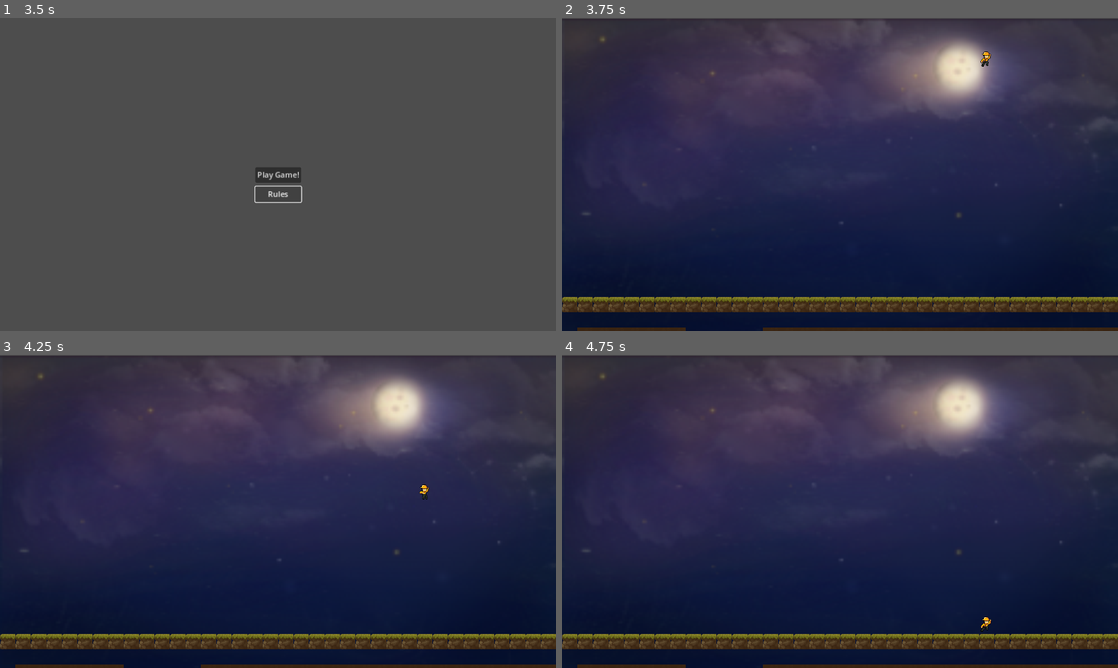
Above: before the commit, frames 1-4 (two rows, left to right).
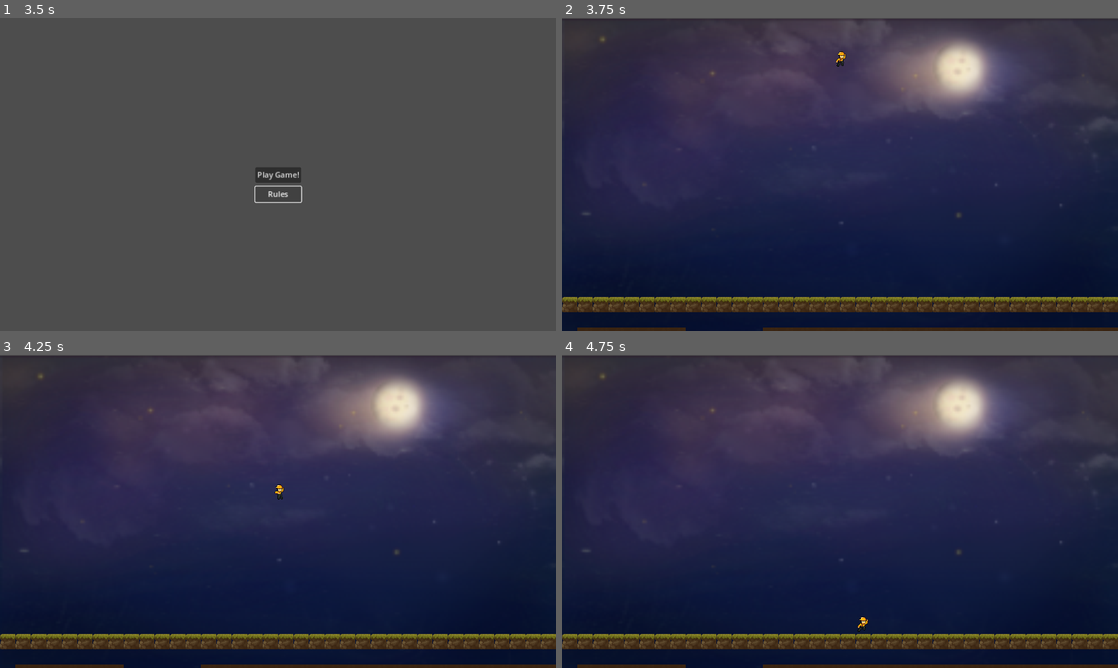
Above: after the commit, the same moments.

Repository: Ruilesser/GamePop
Game: Godot game, scene res://scenes/game/Start_Menu.tscn
The game is run twice, just before and just after one commit, with the same random seed, the same clock (stepped at 60 frames per second) and the same inputs.
Inputs:
- Up to frame 1 (3.5 s): click "Rules" at 0.5 s; tap Enter (ui_accept) at 1.25, 1.52, 2, 2.27, 2.75 s; hold Right (ui_right) 1.28-2.78 s; hold Left (ui_left) from 2.78 s (still down)
- Up to frame 2 (3.75 s): release Left (ui_left) at 3.5 s; click "Play Game!" at 3.5 s
- Up to frame 3 (4.25 s): no input
- Up to frame 4 (4.75 s): hold Right (ui_right) from 4.28 s (still down); tap Enter (ui_accept) at 4.52 s

Frame 1 is identical in both runs. In frame 2, 0.1% of the frame differs, in the area x 49-78%, y 10-16%; in frame 3, 0.1%; in frame 4, 0.1%.

Commit message:
new camera with moving both ways
still no paralax

Diff:
--- a/scenes/game/player_follow.gd
+++ b/scenes/game/player_follow.gd
@@ -16,11 +16,13 @@
 	if (player):
 		player_node = get_node(player)
 	var delta_position = global_position.x -player_node.global_position.x
-	print(player_node.movement_state)
-	if (300>=abs(delta_position) and abs(delta_position) >= 150):
-		global_position.x -= (delta_position + 300)/30
-	elif (abs(delta_position)>300):
-		global_position.x = player_node.global_position.x - 300
-	if (player_node.movement_state == 3):
-		print("yooo")
-		global_position.x -= (delta_position + 100)/30
+	if (200>abs(delta_position) and abs(delta_position) >= 150):
+		global_position.x += (abs(delta_position) - 200)/30 * sign(player_node.velocity.x)
+		print("middle left/right")
+	elif (abs(delta_position)>200):
+		global_position.x = player_node.global_position.x - 200* sign(player_node.velocity.x)
+		print("edge")
+	if (player_node.movement_state == 0 and abs(delta_position) >= 100):
+		print(player_node.direction)
+		global_position.x = move_toward(global_position.x,player_node.global_position.x - 100,5)
+		print("not moving")
--- a/scenes/player/Player.gd
+++ b/scenes/player/Player.gd
@@ -5,7 +5,7 @@
 const BASE_ANIMATION_SPEED: int = 2
 const JUMP_VELOCITY = -400.0
 const DECEL_RATE = 15.0
-
+var direction : float
 enum {IDLE, RUN, JUMP, SKID, SLIDE}
 
 var movement_state: int = IDLE
@@ -47,7 +47,7 @@
 
 		# Get the input direction and handle the movement/deceleration.
 		# As good practice, you should replace UI actions with custom gameplay actions.
-		var direction = Input.get_axis("ui_left", "ui_right")
+		direction = Input.get_axis("ui_left", "ui_right")
 		if direction:#move in the directionsdadwsa
 			if direction == 1:
 				%AnimatedSprite2D.flip_h = false
Not shown: 1 places in scenes/player/Player.tscn that only renumber resources
